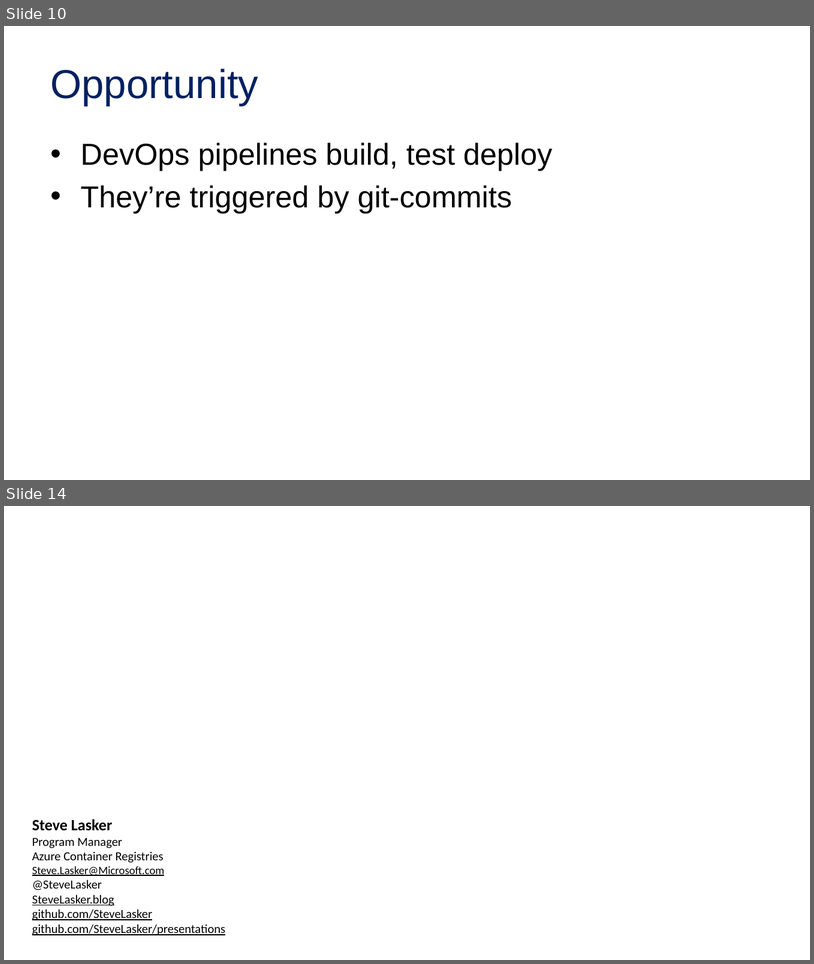
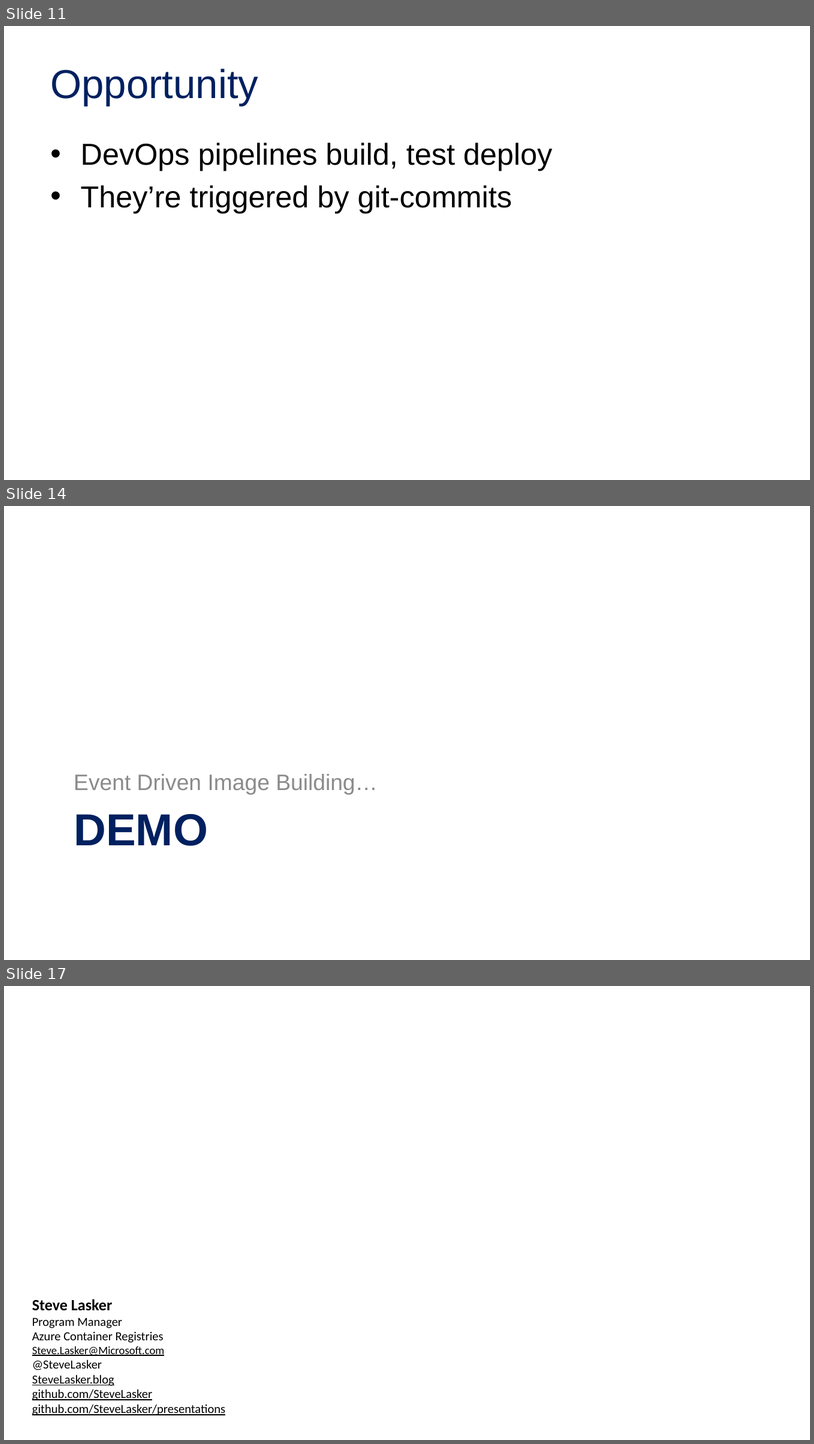
Before and after one commit to SteveLasker/Presentations, a slide deck: CloudContainersLive19-OSandFxPatching.pptx. Shown one above the other, each under a label of ours: slides 10 and 14 before the commit, slides 11, 14 and 17 after it; the slides between them are not shown. The pictures are 814x964 and 814x1444 pixels, drawn with LibreOffice and Linux fonts; fonts in the diff are those of the drawing; background and template pictures are left out. Boxes give left, top, right and bottom in pixels: in the first picture for what was removed or moved away, otherwise in the second. Text is boxed around its words. In the diff, an @@ line names an element or a change of style, - is before the commit and + after.

```diff
--- a/CloudContainersLive19-OSandFxPatching.pptx
+++ b/CloudContainersLive19-OSandFxPatching.pptx
@@ slide 14 added at (4, 506, 810, 960), background picture (left out) @@
@@ text added at (74, 774, 378, 795), 26.7 pt, text #8C8C8C @@
+Event Driven Image Building…
@@ title added at (74, 814, 208, 846), 53.3 pt, text #002060, bold @@
+DEMO
@@ what was slide 10 is now slide 11 @@
@@ what was slide 14 is now slide 17 @@
```
Also in this commit, not shown: 5 slides changed, 3 other slides added, 1 slide removed, 2 other files.
